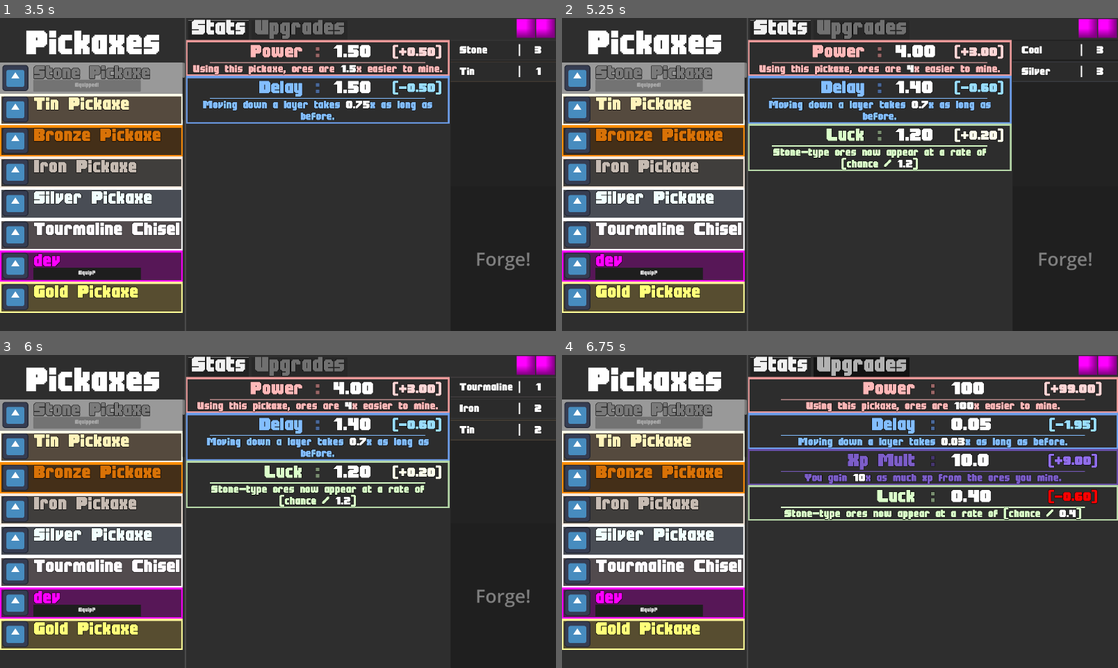
Above: before the commit, frames 1-4 (two rows, left to right).
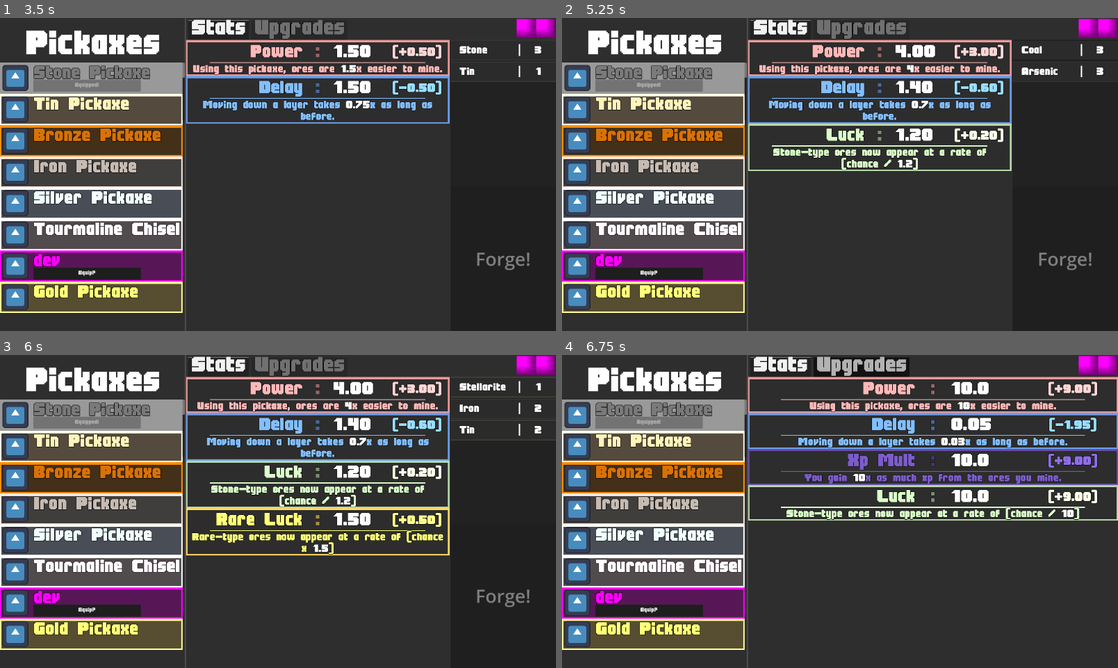
Above: after the commit, the same moments.

Repository: jaaslen/IsometricMining
Game: Godot game, scene res://Scenes/Main.tscn
The game is run twice, just before and just after one commit, with the same random seed, the same clock (stepped at 60 frames per second) and the same inputs. The engine's default icon, where the game draws it, is replaced by a stand-in: a white triangle on a blue panel in a dark square.
Inputs (mouse positions are in pixels of both pictures, inside the frame that each line leads up to):
- Up to frame 1 (3.5 s): click (544, 27) at 0.5 s; click "Stone Pickaxe" at 1.25 s; click "Stone Pickaxe" at 2 s; click "Tin Pickaxe" at 2.75 s
- Up to frame 2 (5.25 s): click "Bronze Pickaxe" at 3.5 s; click "Iron Pickaxe" at 4.25 s; click "Silver Pickaxe" at 5 s
- Up to frame 3 (6 s): click "Tourmaline Chisel" at 5.75 s
- Up to frame 4 (6.75 s): click "dev" at 6.5 s

Frame 1 is identical in both runs. In frame 2, 0.1% of the frame differs, in the area x 81-100%, y 15-21%; in frame 3, 2.6%, in the area x 33-93%, y 8-65%; in frame 4, 2.1%.

Commit message:
V.0.3 Stat Additions

Diff:
--- a/Data/Data.json
+++ b/Data/Data.json
@@ -643,6 +643,39 @@
 	},
 	"17": {
 	  "id": 17,
+	  "name": "Uranium-238",
+	  "hardness": 50,
+	  "value": 0,
+	  "xp": 0,
+	  "color": "#B9DA4D",
+	  "depth": [
+		[
+		  3500,
+		  60
+		],
+		[
+		  4000,
+		  30
+		]
+	  ],
+	  "rarity": 2,
+	  "atlas": [
+		2,
+		1
+	  ],
+	  "arrival": 3500,
+	  "optimal": [
+		0
+	  ],
+	  "layer": [
+		8
+	  ],
+	  "sorting": 30,
+	  "found": false,
+	  "description": "Not actually super radioactive."
+	},
+	"18": {
+	  "id": 18,
 	  "name": "Uranium-240",
 	  "hardness": 50,
 	  "value": 0,
@@ -674,8 +707,8 @@
 	  "found": false,
 	  "description": "Not actually super radioactive."
 	},
-	"18": {
-	  "id": 18,
+	"19": {
+	  "id": 19,
 	  "name": "Lithium",
 	  "hardness": 55,
 	  "value": 0,
@@ -707,8 +740,8 @@
 	  "found": false,
 	  "description": "75% of Lithium is used in batteries, Is the other 25% Pickaxes?"
 	},
-	"19": {
-	  "id": 19,
+	"20": {
+	  "id": 20,
 	  "name": "Tantalum",
 	  "hardness": 70,
 	  "value": 0,
@@ -740,8 +773,8 @@
 	  "found": false,
 	  "description": "Shoutout... to everyone from Ytterby, Sweden... Again. How many elements did these guys find?"
 	},
-	"20": {
-	  "id": 20,
+	"21": {
+	  "id": 21,
 	  "name": "Thorium",
 	  "hardness": 80,
 	  "value": 0,
@@ -791,8 +824,8 @@
 	  "found": false,
 	  "description": "non"
 	},
-	"21": {
-	  "id": 21,
+	"22": {
+	  "id": 22,
 	  "name": "Osmium",
 	  "hardness": 100,
 	  "value": 0,
@@ -825,8 +858,8 @@
 	  "found": false,
 	  "description": "Shoutout... to everyone from Ytterby, Sweden... Again. How many elements did these guys find?"
 	},
-	"22": {
-	  "id": 22,
+	"23": {
+	  "id": 23,
 	  "name": "Neodymium",
 	  "hardness": 45,
 	  "value": 0,
@@ -858,8 +891,8 @@
 	  "found": false,
 	  "description": "The most attractive ore."
 	},
-	"23": {
-	  "id": 23,
+	"24": {
+	  "id": 24,
 	  "name": "Gold",
 	  "hardness": 25,
 	  "value": 100,
@@ -898,8 +931,8 @@
 	  "found": false,
 	  "description": "Really bad for a pickaxe in real life. Good thing this is not real life."
 	},
-	"24": {
-	  "id": 24,
+	"25": {
+	  "id": 25,
 	  "name": "Magnesium",
 	  "hardness": 60,
 	  "value": 0,
@@ -931,8 +964,8 @@
 	  "found": false,
 	  "description": "non"
 	},
-	"25": {
-	  "id": 25,
+	"26": {
+	  "id": 26,
 	  "name": "Phosphorus",
 	  "hardness": 55,
 	  "value": 0,
@@ -965,8 +998,8 @@
 	  "found": false,
 	  "description": "non"
 	},
-	"26": {
-	  "id": 26,
+	"27": {
+	  "id": 27,
 	  "name": "Zircon",
 	  "hardness": 80,
 	  "value": 0,
@@ -998,8 +1031,8 @@
 	  "found": false,
 	  "description": "non"
 	},
-	"27": {
-	  "id": 27,
+	"28": {
+	  "id": 28,
 	  "name": "Arsenic",
 	  "hardness": 25,
 	  "value": 0,
@@ -1031,8 +1064,8 @@
 	  "found": false,
 	  "description": "You shouldn't be allowed to mine this stuff without protective equipment, but I know you will."
 	},
-	"28": {
-	  "id": 28,
+	"29": {
+	  "id": 29,
 	  "name": "Silver",
 	  "hardness": 30,
 	  "value": 0,
@@ -1068,8 +1101,8 @@
 	  "found": false,
 	  "description": "Each block is 1 cubic meter, at that size, the value of this block of silver should be over $8,000,000."
 	},
-	"29": {
-	  "id": 29,
+	"30": {
+	  "id": 30,
 	  "name": "Xenon",
 	  "hardness": 5,
 	  "value": 0,
@@ -1104,8 +1137,8 @@
 	  "found": false,
 	  "description": "non"
 	},
-	"30": {
-	  "id": 30,
+	"31": {
+	  "id": 31,
 	  "name": "Krypton",
 	  "hardness": 5,
 	  "value": 0,
@@ -1137,8 +1170,8 @@
 	  "found": false,
 	  "description": "This is not the planet Superman was born on, It is a real thing."
 	},
-	"31": {
-	  "id": 31,
+	"32": {
+	  "id": 32,
 	  "name": "Azure",
 	  "hardness": 70,
 	  "value": 0,
@@ -1174,8 +1207,8 @@
 	  "found": false,
 	  "description": "I think there was a better game that used this stuff..."
 	},
-	"32": {
-	  "id": 32,
+	"33": {
+	  "id": 33,
 	  "name": "Cinnabar",
 	  "hardness": 50,
 	  "value": 0,
@@ -1212,8 +1245,8 @@
 	  "found": false,
 	  "description": "non"
 	},
-	"33": {
-	  "id": 33,
+	"34": {
+	  "id": 34,
 	  "name": "Titainium",
 	  "hardness": 100,
 	  "value": 0,
@@ -1245,8 +1278,8 @@
 	  "found": false,
 	  "description": "non"
 	},
-	"34": {
-	  "id": 34,
+	"35": {
+	  "id": 35,
 	  "name": "Barium",
 	  "hardness": 100,
 	  "value": 0,
@@ -1278,8 +1311,8 @@
 	  "found": false,
 	  "description": "non"
 	},
-	"35": {
-	  "id": 35,
+	"36": {
+	  "id": 36,
 	  "name": "Vanadium",
 	  "hardness": 100,
 	  "value": 0,
@@ -1315,8 +1348,8 @@
 	  "found": false,
 	  "description": "non"
 	},
-	"36": {
-	  "id": 36,
+	"37": {
+	  "id": 37,
 	  "name": "Chromium",
 	  "hardness": 90,
 	  "value": 0,
@@ -1349,8 +1382,8 @@
 	  "found": false,
 	  "description": "non"
 	},
-	"37": {
-	  "id": 37,
+	"38": {
+	  "id": 38,
 	  "name": "Antimony",
 	  "hardness": 80,
 	  "value": 0,
@@ -1383,8 +1416,8 @@
 	  "found": false,
 	  "description": "non"
 	},
-	"38": {
-	  "id": 38,
+	"39": {
+	  "id": 39,
 	  "name": "Tungsten",
 	  "hardness": 120,
 	  "value": 0,
@@ -1416,8 +1449,8 @@
 	  "found": false,
 	  "description": "Nietzsche once said that a man who has a why can bear almost any how. But a man who has a tungsten cube can bear any object less dense, and all this talk of why and how becomes unnecessary."
 	},
-	"39": {
-	  "id": 39,
+	"40": {
+	  "id": 40,
 	  "name": "Unobtainium",
 	  "hardness": 80,
 	  "value": 0,
@@ -1458,8 +1491,8 @@
 	  "found": false,
 	  "description": "Suprisingly obtainable!"
 	},
-	"40": {
-	  "id": 40,
+	"41": {
+	  "id": 41,
 	  "name": "Stellarite",
 	  "hardness": 80,
 	  "value": 0,
@@ -1503,8 +1536,8 @@
 	  "found": false,
 	  "description": "non"
 	},
-	"41": {
-	  "id": 41,
+	"42": {
+	  "id": 42,
 	  "name": "Tourmaline",
 	  "hardness": 20,
 	  "value": 1,
@@ -1517,7 +1550,7 @@
 		],
 		[
 		  25,
-		  4
+		  3
 		]
 	  ],
 	  "rarity": 3,
@@ -1537,8 +1570,8 @@
 	  "found": false,
 	  "description": "Can be almost any colour, but you get this one."
 	},
-	"42": {
-	  "id": 42,
+	"43": {
+	  "id": 43,
 	  "name": "Sapphire",
 	  "hardness": 20,
 	  "value": 1,
@@ -1570,8 +1603,8 @@
 	  "found": false,
 	  "description": "i didnt finish this yet"
 	},
-	"43": {
-	  "id": 43,
+	"44": {
+	  "id": 44,
 	  "name": "Aquamarine",
 	  "hardness": 20,
 	  "value": 1,
@@ -1603,8 +1636,8 @@
 	  "found": false,
 	  "description": "i didnt finish this yet"
 	},
-	"44": {
-	  "id": 44,
+	"45": {
+	  "id": 45,
 	  "name": "Malachite",
 	  "hardness": 20,
 	  "value": 1,
@@ -1636,8 +1669,8 @@
 	  "found": false,
 	  "description": "i didnt finish this yet"
 	},
-	"45": {
-	  "id": 45,
+	"46": {
+	  "id": 46,
 	  "name": "Jade",
 	  "hardness": 20,
 	  "value": 1,
@@ -1669,8 +1702,8 @@
 	  "found": false,
 	  "description": "i didnt finish this yet"
 	},
-	"46": {
-	  "id": 46,
+	"47": {
+	  "id": 47,
 	  "name": "Axinite",
 	  "hardness": 20,
 	  "value": 1,
@@ -1709,6 +1742,7 @@
 	  "id": 0,
 	  "name": "surface",
 	  "color": "#9F754A",
+	  "brightness": 16,
 	  "atlas": [
 		1,
 		0
@@ -1721,6 +1755,7 @@
 	  "id": 1,
 	  "name": "shallow caves",
 	  "color": "#A2C4C9",
+	  "brightness": 8,
 	  "atlas": [
 		2,
 		0
@@ -1733,6 +1768,7 @@
 	  "id": 2,
 	  "name": "abandoned mines",
 	  "color": "#999999",
+	  "brightness": 4,
 	  "atlas": [
 		3,
 		0
@@ -1745,6 +1781,7 @@
 	  "id": 3,
 	  "name": "gem caverns",
 	  "color": "#8E7CC3",
+	  "brightness": 2,
 	  "atlas": [
 		4,
 		0
@@ -1757,6 +1794,7 @@
 	  "id": 4,
 	  "name": "deeper caves",
 	  "color": "#273934",
+	  "brightness": 1,
 	  "atlas": [
 		5,
 		0
@@ -1985,6 +2023,7 @@
 		-1,
 		-1,
 		-1,
+		-1,
 		-1
 	  ],
 	  "traits": [],
@@ -2012,6 +2051,7 @@
 		1,
 		2,
 		1,
+		1,
 		1
 	  ],
 	  "traits": [],
@@ -2039,6 +2079,7 @@
 		1.5,
 		1.5,
 		1,
+		1,
 		1
 	  ],
 	  "traits": [],
@@ -2059,15 +2100,16 @@
 		],
 		[
 		  3,
-		  2
+		  3
 		],
 		[
 		  4,
-		  1
+		  3
 		]
 	  ],
 	  "stats": [
 		1.8,
+		1,
 		1,
 		1,
 		1
@@ -2097,6 +2139,7 @@
 		2,
 		0.8,
 		1,
+		1,
 		1
 	  ],
 	  "traits": [],
@@ -2124,7 +2167,8 @@
 		4,
 		1.4,
 		1,
-		1.2
+		1.2,
+		1
 	  ],
 	  "traits": [],
 	  "level": 0,
@@ -2155,7 +2199,8 @@
 		4,
 		1.4,
 		1,
-		1.2
+		1.2,
+		1.5
 	  ],
 	  "traits": [],
 	  "level": 0,
@@ -2175,10 +2220,11 @@
 		]
 	  ],
 	  "stats": [
-		100,
+		10,
 		0.05,
 		10,
-		0.4
+		10,
+		1
 	  ],
 	  "traits": [],
 	  "level": 0,
@@ -2209,6 +2255,7 @@
 		3.5,
 		0.5,
 		1.1,
+		1,
 		1
 	  ],
 	  "traits": [],
--- a/Data/Global.gd
+++ b/Data/Global.gd
@@ -179,6 +179,9 @@
 		if OreRarityTable[OreID] == 0:
 			TotalWeighting += Rarity / Global.Pickaxe["stats"][3]
 			OreWeights.append(Rarity / Global.Pickaxe["stats"][3])
+		elif OreRarityTable[OreID] == 4 or OreRarityTable[OreID] == 5:
+			TotalWeighting += Rarity * Global.Pickaxe["stats"][4]
+			OreWeights.append(Rarity * Global.Pickaxe["stats"][4])
 		else:
 			TotalWeighting += Rarity
 			OreWeights.append(Rarity)
